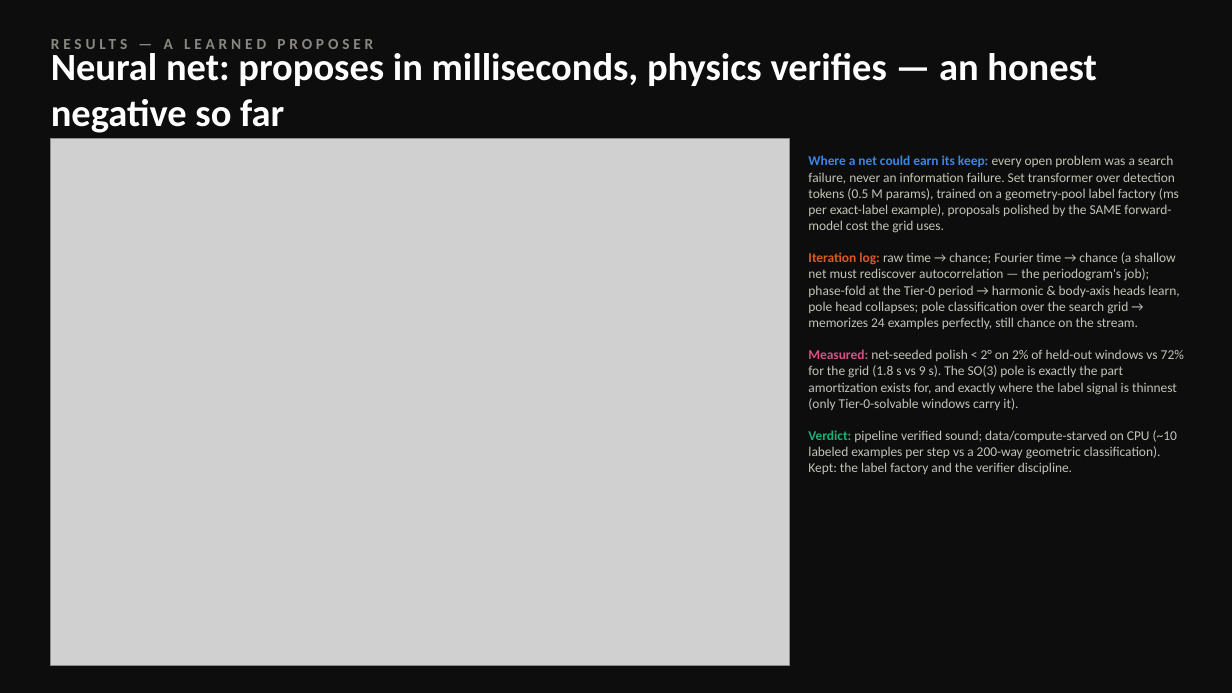
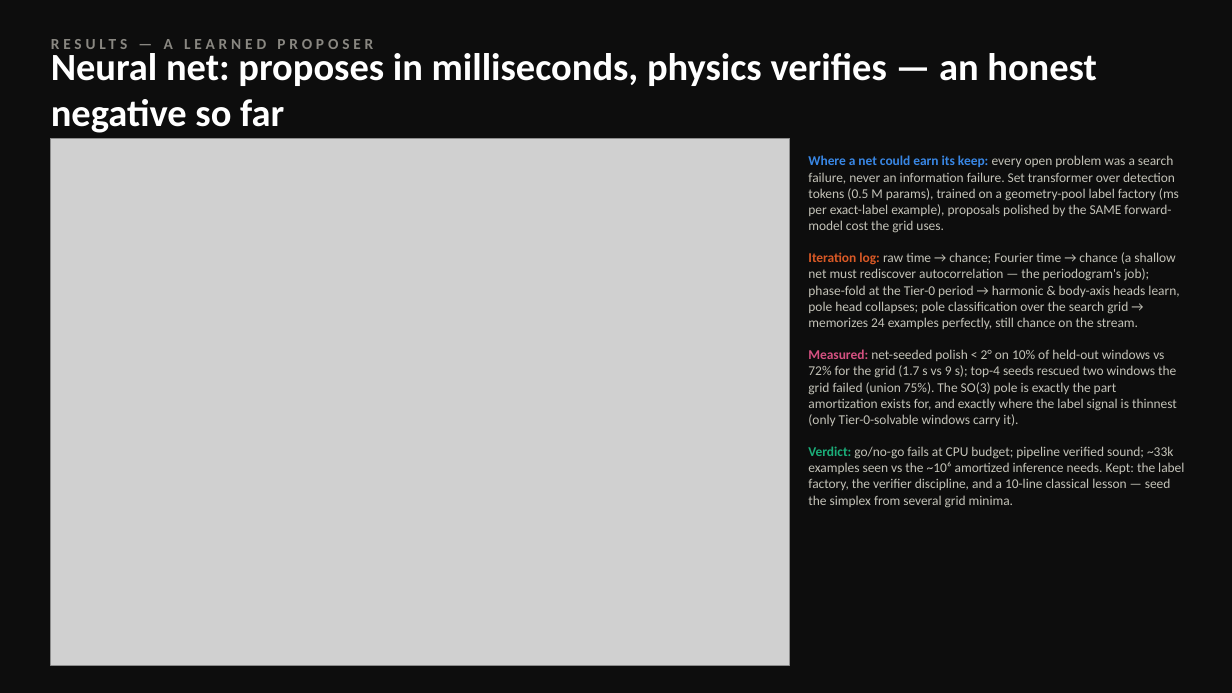
Before and after one commit to nikkelj/photometry, a slide deck: slide 16 of docs/photometry_briefing.pptx. Drawn at 1232x693 pixels with LibreOffice and Linux fonts; fonts in the diff are those of the drawing; grey boxes stand for pictures. Boxes give left, top, right and bottom in pixels: in the first picture for what was removed or moved away, otherwise in the second. Text is boxed around its words. In the diff, an @@ line names an element or a change of style, - is before the commit and + after.

```diff
--- a/docs/photometry_briefing.pptx
+++ b/docs/photometry_briefing.pptx
@@ text at box(808, 155, 1184, 508): text changed @@
-Where a net could earn its keep: every open problem was a search failure, never an information failure. Set transformer over detection tokens (0.5 M params), trained on a geometry-pool label factory (ms per exact-label example), proposals polished by the SAME forward-model cost the grid uses.
-Iteration log: raw time → chance; Fourier time → chance (a shallow net must rediscover autocorrelation — the periodogram's job); phase-fold at the Tier-0 period → harmonic & body-axis heads learn, pole head collapses; pole classification over the search grid → memorizes 24 examples perfectly, still chance on the stream.
-Measured: net-seeded polish < 2° on 2% of held-out windows vs 72% for the grid (1.8 s vs 9 s). The SO(3) pole is exactly the part amortization exists for, and exactly where the label signal is thinnest (only Tier-0-solvable windows carry it).
-Verdict: pipeline verified sound; data/compute-starved on CPU (~10 labeled examples per step vs a 200-way geometric classification). Kept: the label factory and the verifier discipline.
+Where a net could earn its keep: every open problem was a search failure, never an information failure. Set transformer over detection tokens (0.5 M params), trained on a geometry-pool label factory (ms per exact-label example), proposals polished by the SAME forward-model cost the grid uses.
+Iteration log: raw time → chance; Fourier time → chance (a shallow net must rediscover autocorrelation — the periodogram's job); phase-fold at the Tier-0 period → harmonic & body-axis heads learn, pole head collapses; pole classification over the search grid → memorizes 24 examples perfectly, still chance on the stream.
+Measured: net-seeded polish < 2° on 10% of held-out windows vs 72% for the grid (1.7 s vs 9 s); top-4 seeds rescued two windows the grid failed (union 75%). The SO(3) pole is exactly the part amortization exists for, and exactly where the label signal is thinnest (only Tier-0-solvable windows carry it).
+Verdict: go/no-go fails at CPU budget; pipeline verified sound; ~33k examples seen vs the ~10⁶ amortized inference needs. Kept: the label factory, the verifier discipline, and a 10-line classical lesson — seed the simplex from several grid minima.
```
Also in this commit, not shown: 8 other files.
